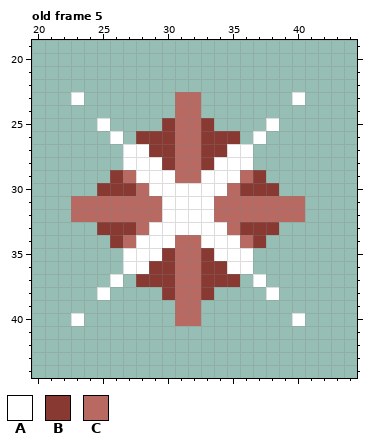
Pixel-art file: Sprites/spritesheet.aseprite. The picture above was drawn from the file before the commit.
64x64 pixels, 9 frames. Shown: old frame 5: x 20..44, y 19..44. The commit also changed other frames, which this record leaves out.
Palette (. is transparent): A #ffffff  B #883932  C #b86962
Pixels before, old frame 5, first column x 23:
23 A.......CC.......A
24 ........CC........
25 ..A....BCCB....A..
26 ...A.BBBCCBBB.A...
27 ....AABBCCBBAA....
28 ....AAABCCBAAA....
29 ...BCAAACCAAACB...
30 ..BBBCAAAAAACBBB..
31 CCCCCCCAAAACCCCCCC
32 CCCCCCCAAAACCCCCCC
33 ..BBBCAAAAAACBBB..
34 ...BCAAACCAAACB...
35 ....AAABCCBAAA....
36 ....AABBCCBBAA....
37 ...A.BBBCCBBB.A...
38 ..A....BCCB....A..
39 ........CC........
40 A.......CC.......A
New version:
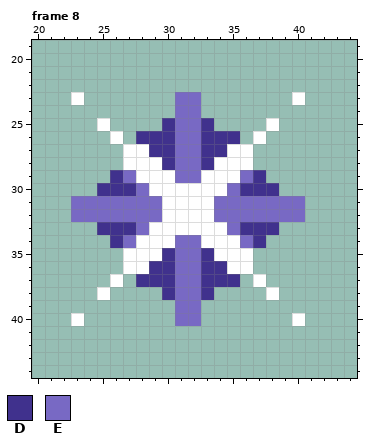
Colours new in this view: D #40318d  E #7869c4
A new or re-ordered frame is compared with the old frame closest to it.
From the commit log: added mini ship and shield sprites
Edits made:
frames 9 -> 17
Changed rows in their new state; - is an unchanged pixel.
Frame 8 is new; against old frame 5:
first column x 23:
23 --------EE--------
24 --------EE--------
25 -------DEED-------
26 -----DDDEEDDD-----
27 ------DDEEDD------
28 -------DEED-------
29 ---DE---EE---ED---
30 --DDDE------EDDD--
31 EEEEEEE----EEEEEEE
32 EEEEEEE----EEEEEEE
33 --DDDE------EDDD--
34 ---DE---EE---ED---
35 -------DEED-------
36 ------DDEEDD------
37 -----DDDEEDDD-----
38 -------DEED-------
39 --------EE--------
40 --------EE--------
Boxes around the changes in both pictures, in picture pixels (x1, y1, x2, y2):
changed: (71, 92, 305, 326)
